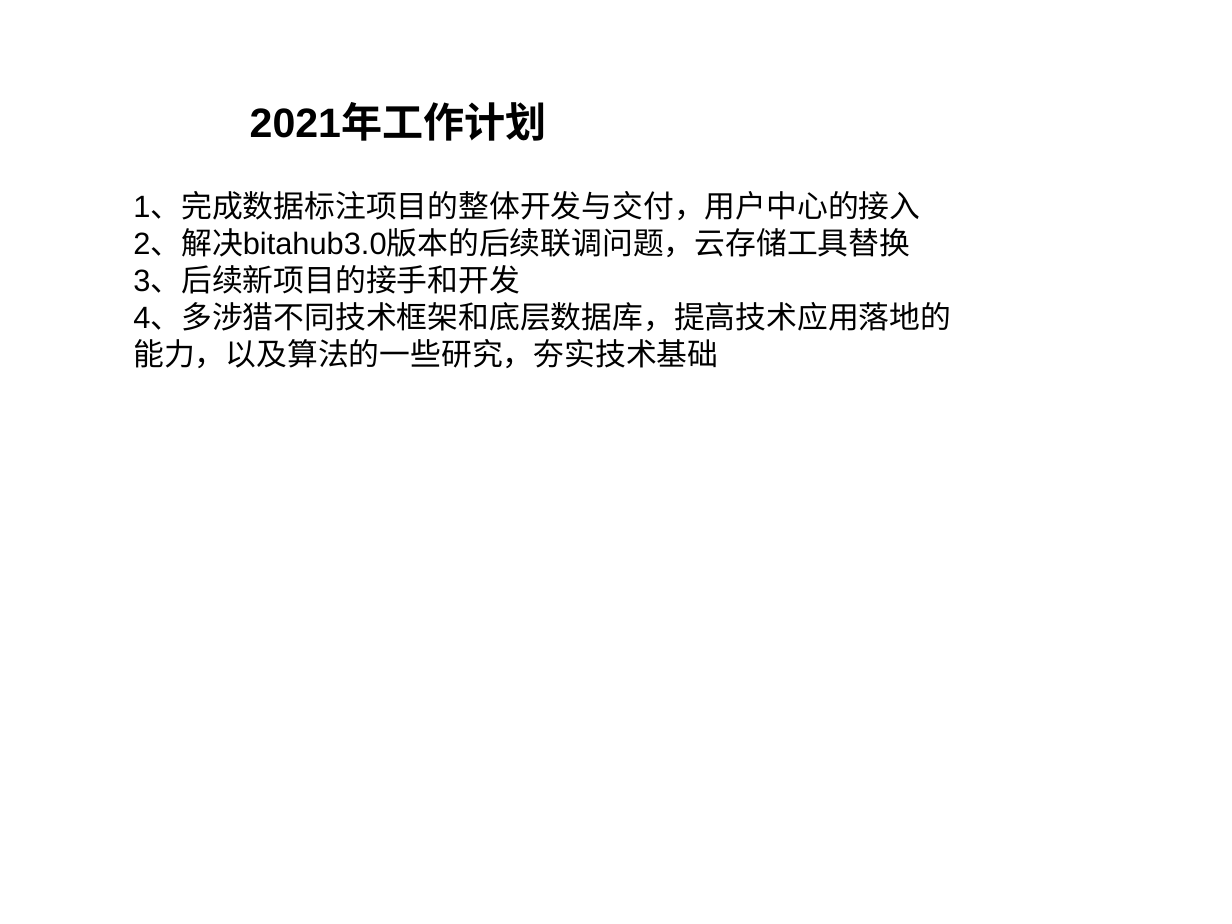
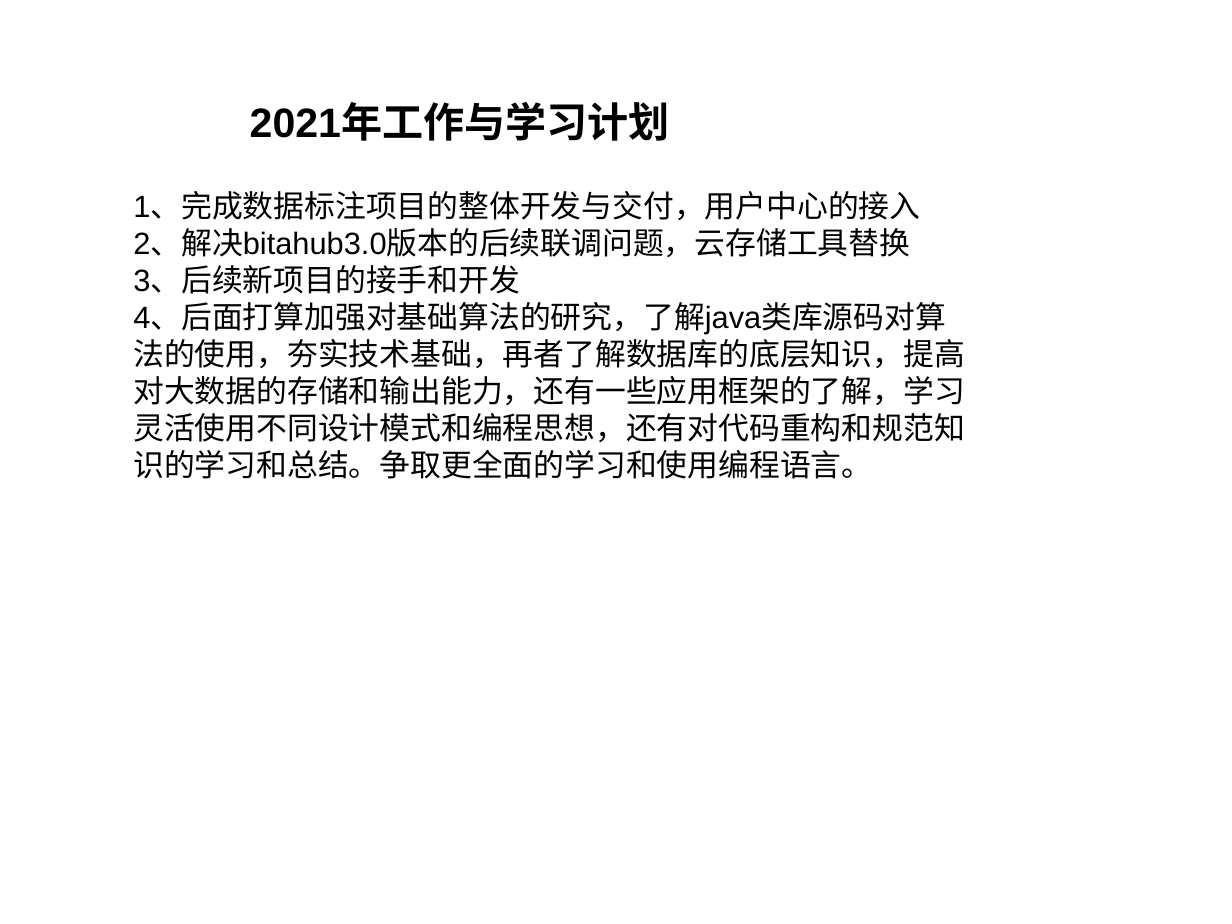
Before and after one commit to Bruce0926/oneworld, a slide deck: slide 7 of 转正申请报告-韦俊保.ppt (slide 6 before the commit). Drawn at 1232x924 pixels with LibreOffice and Linux fonts; fonts in the diff are those of the drawing; background and template pictures are left out. Boxes give left, top, right and bottom in pixels: in the first picture for what was removed or moved away, otherwise in the second. Text is boxed around its words. In the diff, an @@ line names an element or a change of style, - is before the commit and + after.

```diff
--- a/转正申请报告-韦俊保.ppt
+++ b/转正申请报告-韦俊保.ppt
@@ text at (250,105,670,141): text changed @@
-2021年工作计划
+2021年工作与学习计划
@@ text at (133,304,965,479): text changed @@
-4、多涉猎不同技术框架和底层数据库，提高技术应用落地的能力，以及算法的一些研究，夯实技术基础
+4、后面打算加强对基础算法的研究，了解java类库源码对算法的使用，夯实技术基础，再者了解数据库的底层知识，提高对大数据的存储和输出能力，还有一些应用框架的了解，学习灵活使用不同设计模式和编程思想，还有对代码重构和规范知识的学习和总结。争取更全面的学习和使用编程语言。
```
Also in this commit, not shown: 1 other slide changed, 1 slide added, 4 other files.
